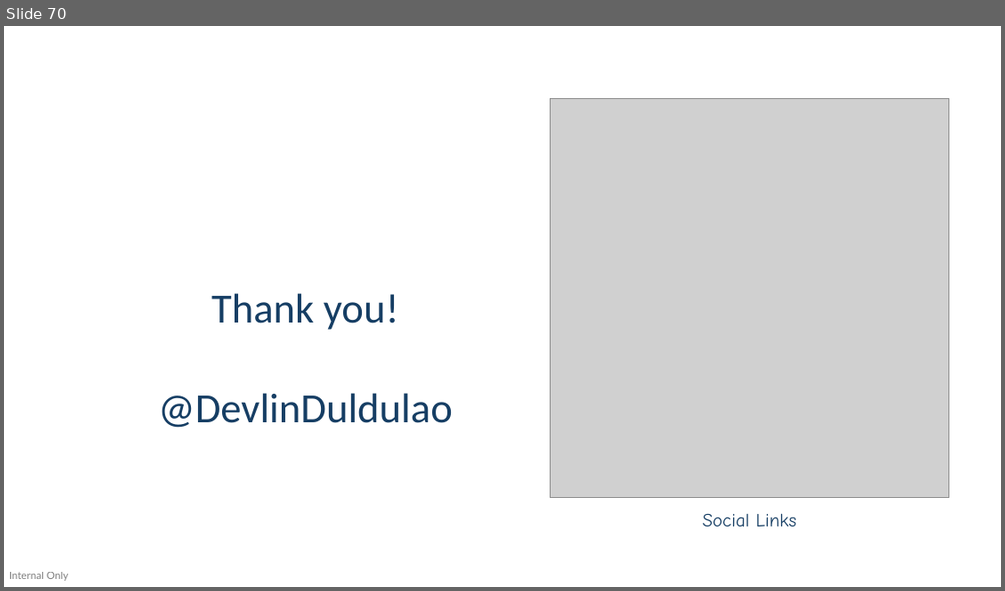
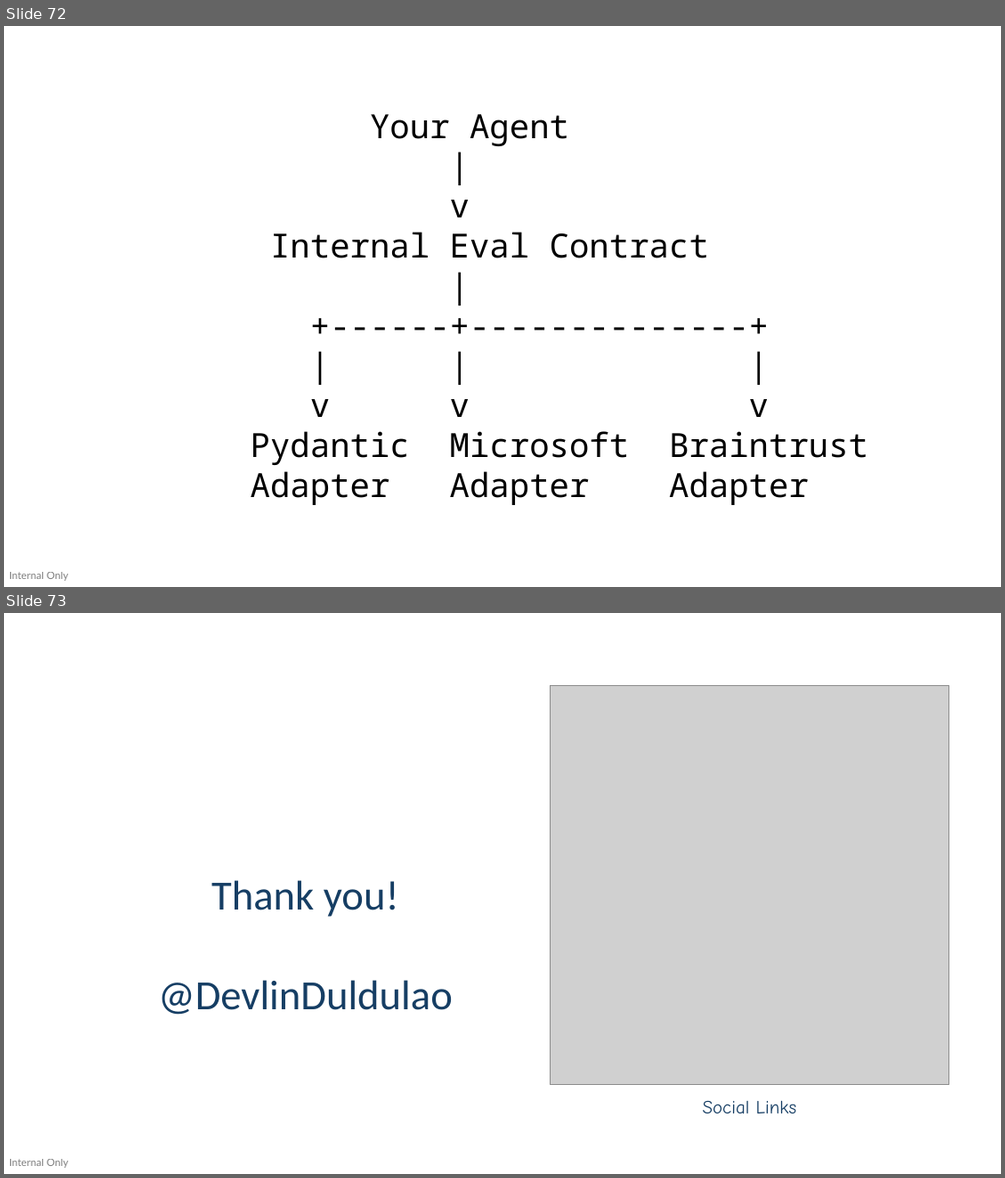
Before and after one commit to devlinduldulao/agents-and-skill-demo, a slide deck: ddc.pptx. Shown one above the other, each under a label of ours: slide 70 before the commit, slides 72 and 73 after it. The pictures are 1005x591 and 1005x1178 pixels, drawn with LibreOffice and Linux fonts; fonts in the diff are those of the drawing; grey boxes stand for pictures. Boxes give left, top, right and bottom in pixels: in the first picture for what was removed or moved away, otherwise in the second. Text is boxed around its words. In the diff, an @@ line names an element or a change of style, - is before the commit and + after.

```diff
--- a/ddc.pptx
+++ b/ddc.pptx
@@ slide 72 added at bbox=[4, 26, 1001, 587], background #FFFFFF; not listed: 1 template element that a slide beside it also shows @@
@@ text added at bbox=[251, 114, 868, 505], 32 pt, text #000000 @@
+Your Agent
+|
+v
+Internal Eval Contract
+|
++------+--------------+
+| | |
+v v v
+Pydantic Microsoft Braintrust
+Adapter Adapter Adapter
@@ what was slide 70 is now slide 73 @@
```
Also in this commit, not shown: 2 other slides added, 1 other file.
